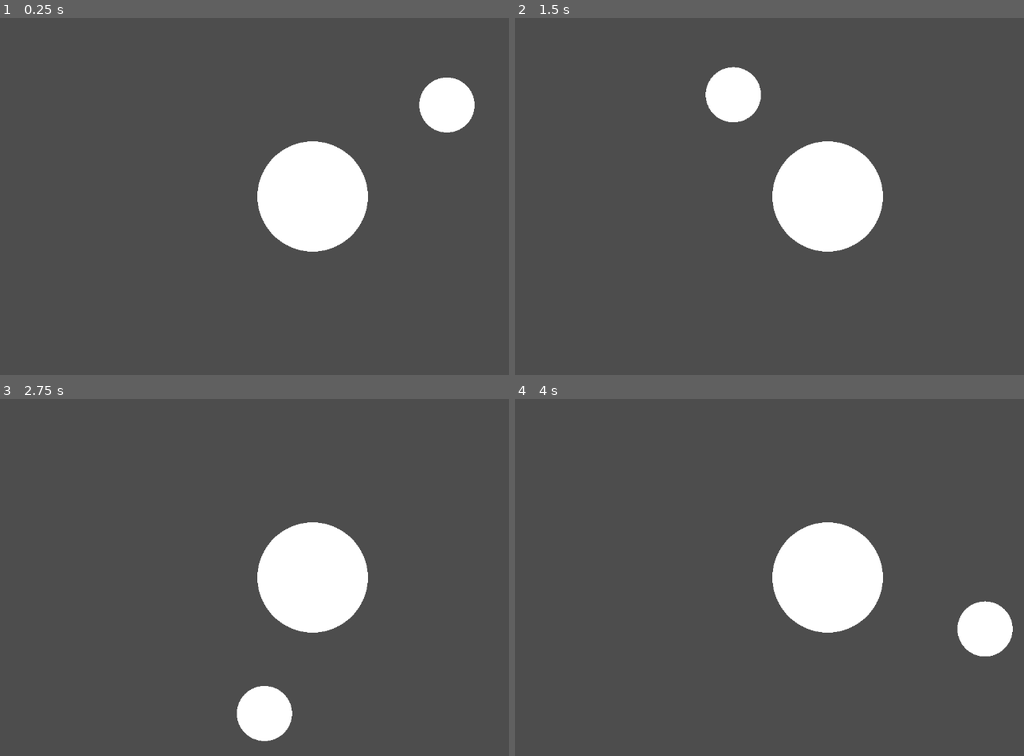
Above: before the commit, frames 1-4 (two rows, left to right).
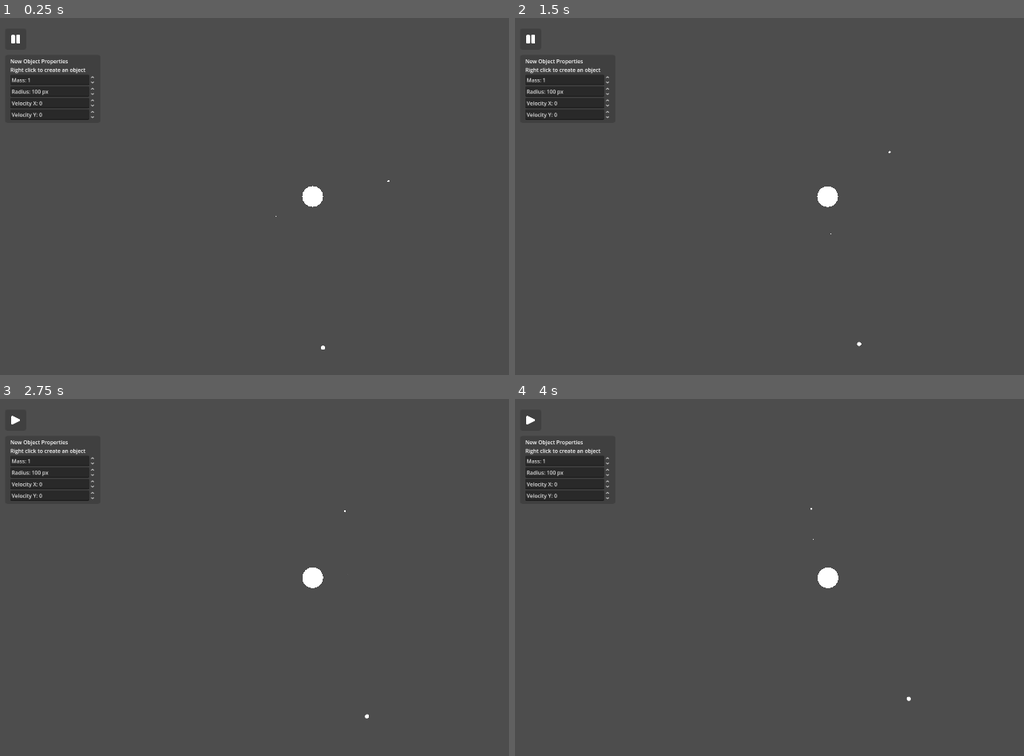
Above: after the commit, the same moments.

Repository: Doodl0/gravity-sim
Game: Godot game, scene res://scenes/2D/gravity_2d.tscn
The game is run twice, just before and just after one commit, with the same random seed, the same clock (stepped at 60 frames per second) and the same inputs. Before the commit the project starts from res://scenes/gravity_2d.tscn.
Inputs (mouse positions are in pixels of both pictures, inside the frame that each line leads up to):
- Up to frame 1 (0.25 s): no input
- Up to frame 2 (1.5 s): click (530, 39) at 0.52 s; tap Enter at 1.25 s; move the mouse to (968, 178) at 1.27 s; hold D from 1.28 s (still down); tap Q at 1.35 s; click (968, 178) at 1.42 s
- Up to frame 3 (2.75 s): tap E at 1.55 s; release D at 2 s; tap Enter at 2 s; drag from (183, 595) to (279, 648) at 2.02 s
- Up to frame 4 (4 s): tap Enter at 2.75, 3.5 s; move the mouse to (891, 498) at 2.77 s; hold D 2.78-3.5 s; tap Shift at 2.85 s; click (891, 498) at 2.92 s; tap Alt at 3.05 s; drag from (794, 648) to (637, 523) at 3.52 s

The runs differ from the first frame. In frame 1, 8.4% of the frame differs, in the area x 2-94%, y 4-93%; in frame 2, 8.4%, in the area x 2-74%, y 4-92%; in frame 3, 8.4%; in frame 4, 8.4%.

Commit message:
Added UI to make 2D gravity object, and added basic 3D gravity, although not editable yet and not set as the default scene

Diff:
--- a/icon.svg
+++ /dev/null
@@ -1 +0,0 @@
-<svg xmlns="http://www.w3.org/2000/svg" width="128" height="128"><rect width="124" height="124" x="2" y="2" fill="#363d52" stroke="#212532" stroke-width="4" rx="14"/><g fill="#fff" transform="translate(12.322 12.322)scale(.101)"><path d="M105 673v33q407 354 814 0v-33z"/><path fill="#478cbf" d="m105 673 152 14q12 1 15 14l4 67 132 10 8-61q2-11 15-15h162q13 4 15 15l8 61 132-10 4-67q3-13 15-14l152-14V427q30-39 56-81-35-59-83-108-43 20-82 47-40-37-88-64 7-51 8-102-59-28-123-42-26 43-46 89-49-7-98 0-20-46-46-89-64 14-123 42 1 51 8 102-48 27-88 64-39-27-82-47-48 49-83 108 26 42 56 81zm0 33v39c0 276 813 276 814 0v-39l-134 12-5 69q-2 10-14 13l-162 11q-12 0-16-11l-10-65H446l-10 65q-4 11-16 11l-162-11q-12-3-14-13l-5-69z"/><path d="M483 600c0 34 58 34 58 0v-86c0-34-58-34-58 0z"/><circle cx="725" cy="526" r="90"/><circle cx="299" cy="526" r="90"/></g><g fill="#414042" transform="translate(12.322 12.322)scale(.101)"><circle cx="307" cy="532" r="60"/><circle cx="717" cy="532" r="60"/></g></svg>
--- /dev/null
+++ b/images/pause.svg
@@ -0,0 +1,11 @@
+<!DOCTYPE svg PUBLIC "-//W3C//DTD SVG 1.1//EN" "http://www.w3.org/Graphics/SVG/1.1/DTD/svg11.dtd">
+<!-- Uploaded to: SVG Repo, www.svgrepo.com, Transformed by: SVG Repo Mixer Tools -->
+<svg fill="#ffffff" width="800px" height="800px" viewBox="0 0 32 32" version="1.1" xmlns="http://www.w3.org/2000/svg" stroke="#ffffff">
+
+<g id="SVGRepo_bgCarrier" stroke-width="0"/>
+
+<g id="SVGRepo_tracerCarrier" stroke-linecap="round" stroke-linejoin="round"/>
+
+<g id="SVGRepo_iconCarrier"> <title>pause</title> <path d="M5.92 24.096q0 0.832 0.576 1.408t1.44 0.608h4.032q0.832 0 1.44-0.608t0.576-1.408v-16.16q0-0.832-0.576-1.44t-1.44-0.576h-4.032q-0.832 0-1.44 0.576t-0.576 1.44v16.16zM18.016 24.096q0 0.832 0.608 1.408t1.408 0.608h4.032q0.832 0 1.44-0.608t0.576-1.408v-16.16q0-0.832-0.576-1.44t-1.44-0.576h-4.032q-0.832 0-1.408 0.576t-0.608 1.44v16.16z"/> </g>
+
+</svg>
--- /dev/null
+++ b/images/play.svg
@@ -0,0 +1,11 @@
+<!DOCTYPE svg PUBLIC "-//W3C//DTD SVG 1.1//EN" "http://www.w3.org/Graphics/SVG/1.1/DTD/svg11.dtd">
+<!-- Uploaded to: SVG Repo, www.svgrepo.com, Transformed by: SVG Repo Mixer Tools -->
+<svg fill="#ffffff" width="800px" height="800px" viewBox="0 0 32 32" version="1.1" xmlns="http://www.w3.org/2000/svg" stroke="#ffffff">
+
+<g id="SVGRepo_bgCarrier" stroke-width="0"/>
+
+<g id="SVGRepo_tracerCarrier" stroke-linecap="round" stroke-linejoin="round"/>
+
+<g id="SVGRepo_iconCarrier"> <title>play</title> <path d="M5.92 24.096q0 1.088 0.928 1.728 0.512 0.288 1.088 0.288 0.448 0 0.896-0.224l16.16-8.064q0.48-0.256 0.8-0.736t0.288-1.088-0.288-1.056-0.8-0.736l-16.16-8.064q-0.448-0.224-0.896-0.224-0.544 0-1.088 0.288-0.928 0.608-0.928 1.728v16.16z"/> </g>
+
+</svg>
--- a/project.godot
+++ b/project.godot
@@ -13,7 +13,11 @@
 config/name="gravity-sim"
 run/main_scene="uid://beqbuy8yyy10y"
 config/features=PackedStringArray("4.4", "Forward Plus")
-config/icon="res://icon.svg"
+
+[display]
+
+window/size/viewport_width=1920
+window/size/viewport_height=1080
 
 [editor_plugins]
 
--- a/scenes/camera_2d_with_boundaries.tscn
+++ b/scenes/2D/camera_2d_with_boundaries.tscn
@@ -1,6 +1,6 @@
 [gd_scene load_steps=3 format=3 uid="uid://mbmmang8wsqt"]
 
-[ext_resource type="Script" uid="uid://dyqok8tw7fjtg" path="res://scenes/camera_boundary.gd" id="1_bm88s"]
+[ext_resource type="Script" uid="uid://dyqok8tw7fjtg" path="res://scripts/camera_boundary.gd" id="1_bm88s"]
 
 [sub_resource type="WorldBoundaryShape2D" id="WorldBoundaryShape2D_fvse4"]
 
--- /dev/null
+++ b/scenes/2D/gravity_2d.tscn
@@ -0,0 +1,42 @@
+[gd_scene load_steps=4 format=3 uid="uid://beqbuy8yyy10y"]
+
+[ext_resource type="PackedScene" uid="uid://bgkos34co6f24" path="res://scenes/2D/gravity_object_2d.tscn" id="1_1l28x"]
+[ext_resource type="PackedScene" uid="uid://bsh7m7w33iwto" path="res://scenes/UI/scene_2d_ui.tscn" id="1_3sdr0"]
+[ext_resource type="PackedScene" uid="uid://mbmmang8wsqt" path="res://scenes/2D/camera_2d_with_boundaries.tscn" id="1_fvse4"]
+
+[node name="Gravity Scene 2D" type="Node2D"]
+
+[node name="UI" type="CanvasLayer" parent="."]
+process_mode = 3
+
+[node name="Scene2D UI" parent="UI" instance=ExtResource("1_3sdr0")]
+
+[node name="Camera2D" parent="." instance=ExtResource("1_fvse4")]
+process_mode = 3
+zoom = Vector2(0.125, 0.125)
+
+[node name="GravityObjects" type="Node" parent="."]
+unique_name_in_owner = true
+process_mode = 1
+
+[node name="GravityObject2D2" parent="GravityObjects" instance=ExtResource("1_1l28x")]
+position = Vector2(0, 3670)
+starting_velocity = Vector2(1000, 0)
+radius = 50
+mass = 5.0
+
+[node name="GravityObject2D3" parent="GravityObjects" instance=ExtResource("1_1l28x")]
+position = Vector2(1871, 0)
+starting_velocity = Vector2(0, -1500)
+radius = 25
+mass = 2.5
+
+[node name="GravityObject2D4" parent="GravityObjects" instance=ExtResource("1_1l28x")]
+position = Vector2(-1026, -6)
+starting_velocity = Vector2(0, 2000)
+radius = 10
+mass = 1.0
+
+[node name="GravityObject2D" parent="GravityObjects" instance=ExtResource("1_1l28x")]
+radius = 250
+mass = 750.0
--- /dev/null
+++ b/scenes/3D/gravity_3d.tscn
@@ -0,0 +1,36 @@
+[gd_scene load_steps=4 format=3 uid="uid://cnmlvp5cqdn1d"]
+
+[ext_resource type="Script" uid="uid://dblwm7b8ciggh" path="res://scripts/freecam.gd" id="1_ah6b6"]
+[ext_resource type="PackedScene" uid="uid://dmilooqpib1p6" path="res://scenes/3D/gravity_object_3d.tscn" id="1_m81wu"]
+
+[sub_resource type="Environment" id="Environment_acltk"]
+background_mode = 1
+ambient_light_source = 2
+ambient_light_color = Color(1, 1, 1, 1)
+
+[node name="Gravity Scene 3D" type="Node3D"]
+
+[node name="WorldEnvironment" type="WorldEnvironment" parent="."]
+environment = SubResource("Environment_acltk")
+
+[node name="Camera3D" type="Camera3D" parent="."]
+transform = Transform3D(1, 0, 0, 0, 1, 0, 0, 0, 1, 0, 7.11672, 0)
+keep_aspect = 0
+script = ExtResource("1_ah6b6")
+
+[node name="Gravity Objects" type="Node" parent="."]
+
+[node name="GravityObject3D" parent="Gravity Objects" instance=ExtResource("1_m81wu")]
+transform = Transform3D(1, 0, 0, 0, 1, 0, 0, 0, 1, 0, 0, -22.34)
+starting_velocity = Vector3(12, 0, 0)
+radius = 0.1
+mass = 1.0
+
+[node name="GravityObject3D3" parent="Gravity Objects" instance=ExtResource("1_m81wu")]
+transform = Transform3D(1, 0, 0, 0, 1, 0, 0, 0, 1, 0, 22.875, 0)
+starting_velocity = Vector3(12, 0, 0)
+radius = 0.1
+mass = 1.0
+
+[node name="GravityObject3D2" parent="Gravity Objects" instance=ExtResource("1_m81wu")]
+mass = 1000.0
--- /dev/null
+++ b/scenes/3D/gravity_object_3d.tscn
@@ -0,0 +1,18 @@
+[gd_scene load_steps=4 format=3 uid="uid://dmilooqpib1p6"]
+
+[ext_resource type="Script" uid="uid://bw33js5pjwl0b" path="res://scripts/gravity_object_3d.gd" id="1_3d2hk"]
+
+[sub_resource type="SphereShape3D" id="SphereShape3D_04n0c"]
+
+[sub_resource type="SphereMesh" id="SphereMesh_3d2hk"]
+
+[node name="GravityObject3D" type="CharacterBody3D" node_paths=PackedStringArray("mesh", "collider")]
+script = ExtResource("1_3d2hk")
+mesh = NodePath("MeshInstance3D")
+collider = NodePath("CollisionShape3D")
+
+[node name="CollisionShape3D" type="CollisionShape3D" parent="."]
+shape = SubResource("SphereShape3D_04n0c")
+
+[node name="MeshInstance3D" type="MeshInstance3D" parent="."]
+mesh = SubResource("SphereMesh_3d2hk")
--- /dev/null
+++ b/scenes/UI/scene_2d_ui.tscn
@@ -0,0 +1,123 @@
+[gd_scene load_steps=7 format=3 uid="uid://bsh7m7w33iwto"]
+
+[ext_resource type="Texture2D" uid="uid://cyn00o0xckrw8" path="res://images/rounded_square.png" id="1_v1yl8"]
+[ext_resource type="Texture2D" uid="uid://psa6f6818bcy" path="res://images/pause.svg" id="2_ko6ek"]
+[ext_resource type="Texture2D" uid="uid://bi4mj4vvh0fax" path="res://images/play.svg" id="3_8cx3x"]
+[ext_resource type="Script" uid="uid://cxy135sn14wy1" path="res://scripts/pause_button.gd" id="4_8cx3x"]
+[ext_resource type="Script" uid="uid://covjlopo6pvn7" path="res://scripts/instantiate_object_2d.gd" id="5_lw2h8"]
+
+[sub_resource type="Theme" id="Theme_8cx3x"]
+default_base_scale = 1.5
+default_font_size = 16
+
+[node name="Scene2D UI" type="Control"]
+process_mode = 3
+layout_mode = 3
+anchors_preset = 15
+anchor_right = 1.0
+anchor_bottom = 1.0
+grow_horizontal = 2
+grow_vertical = 2
+
+[node name="PauseMenu" type="NinePatchRect" parent="."]
+layout_mode = 1
+offset_left = 32.0
+offset_top = 32.0
+offset_right = 96.0
+offset_bottom = 96.0
+texture = ExtResource("1_v1yl8")
+patch_margin_left = 8
+patch_margin_top = 8
+patch_margin_right = 8
+patch_margin_bottom = 8
+
+[node name="TextureButton" type="TextureButton" parent="PauseMenu"]
+layout_mode = 1
+anchors_preset = 15
+anchor_right = 1.0
+anchor_bottom = 1.0
+offset_left = 12.0
+offset_top = 12.0
+offset_right = 748.0
+offset_bottom = 748.0
+grow_horizontal = 2
+grow_vertical = 2
+scale = Vector2(0.05, 0.05)
+toggle_mode = true
+texture_normal = ExtResource("2_ko6ek")
+texture_pressed = ExtResource("3_8cx3x")
+stretch_mode = 0
+script = ExtResource("4_8cx3x")
+
+[node name="ObjectMenu" type="NinePatchRect" parent="."]
+layout_mode = 1
+offset_left = 32.0
+offset_top = 112.0
+offset_right = 320.0
+offset_bottom = 317.0
+texture = ExtResource("1_v1yl8")
+patch_margin_left = 8
+patch_margin_top = 8
+patch_margin_right = 8
+patch_margin_bottom = 8
+
+[node name="VBoxContainer" type="VBoxContainer" parent="ObjectMenu" node_paths=PackedStringArray("mass_edit", "radius_edit", "velocity_x_edit", "velocity_y_edit")]
+layout_mode = 1
+anchors_preset = 8
+anchor_left = 0.5
+anchor_top = 0.5
+anchor_right = 0.5
+anchor_bottom = 0.5
+offset_left = -128.0
+offset_top = -48.0
+offset_right = 128.0
+offset_bottom = 45.0
+grow_horizontal = 2
+grow_vertical = 2
+theme = SubResource("Theme_8cx3x")
+script = ExtResource("5_lw2h8")
+mass_edit = NodePath("Mass")
+radius_edit = NodePath("Radius")
+velocity_x_edit = NodePath("Velocity X")
+velocity_y_edit = NodePath("Velocity Y")
+
+[node name="Label" type="Label" parent="ObjectMenu/VBoxContainer"]
+layout_mode = 2
+text = "New Object Properties
+Right click to create an object"
+
+[node name="Mass" type="SpinBox" parent="ObjectMenu/VBoxContainer"]
+layout_mode = 2
+min_value = 0.1
+max_value = 10000.0
+value = 1.1
+allow_greater = true
+prefix = "Mass:"
+custom_arrow_step = 0.1
+
+[node name="Radius" type="SpinBox" parent="ObjectMenu/VBoxContainer"]
+layout_mode = 2
+min_value = 10.0
+max_value = 1000.0
+step = 10.0
+value = 100.0
+rounded = true
+allow_greater = true
+prefix = "Radius:"
+suffix = "px"
+
+[node name="Velocity X" type="SpinBox" parent="ObjectMenu/VBoxContainer"]
+layout_mode = 2
+max_value = 100000.0
+step = 250.0
+allow_greater = true
+allow_lesser = true
+prefix = "Velocity X:"
+
+[node name="Velocity Y" type="SpinBox" parent="ObjectMenu/VBoxContainer"]
+layout_mode = 2
+max_value = 100000.0
+step = 250.0
+allow_greater = true
+allow_lesser = true
+prefix = "Velocity Y:"
--- a/scenes/camera_boundary.gd
+++ /dev/null
@@ -1,15 +0,0 @@
-extends Camera2D
-
-# Get 4 world boundaries to place at camera borders
-@export var bottom_boundary: CollisionShape2D;
-@export var top_boundary: CollisionShape2D;
-@export var left_boundary: CollisionShape2D;
-@export var right_boundary: CollisionShape2D;
-
-func _physics_process(delta: float) -> void:
-	# Get camera size and place boundaries at edges
-	var positions: Vector2 = get_viewport_rect().size;
-	bottom_boundary.position = Vector2(0, positions.y);
-	top_boundary.position = Vector2(0, -positions.y);
-	left_boundary.position = Vector2(positions.x, 0);
-	right_boundary.position = Vector2(-positions.x, 0);
--- a/scenes/gravity_2d.tscn
+++ /dev/null
@@ -1,19 +0,0 @@
-[gd_scene load_steps=3 format=3 uid="uid://beqbuy8yyy10y"]
-
-[ext_resource type="PackedScene" uid="uid://bgkos34co6f24" path="res://scenes/gravity_object_2d.tscn" id="1_1l28x"]
-[ext_resource type="PackedScene" uid="uid://mbmmang8wsqt" path="res://scenes/camera_2d_with_boundaries.tscn" id="1_fvse4"]
-
-[node name="Node2D" type="Node2D"]
-
-[node name="Camera2D" parent="." instance=ExtResource("1_fvse4")]
-
-[node name="Gravity Objects" type="Node" parent="."]
-
-[node name="GravityObject2D2" parent="Gravity Objects" instance=ExtResource("1_1l28x")]
-radius = 200.0
-mass = 5.4e+17
-
-[node name="GravityObject2D" parent="Gravity Objects" instance=ExtResource("1_1l28x")]
-position = Vector2(73, -540)
-starting_velocity = Vector2(2000, 0)
-mass = 1.0
--- /dev/null
+++ b/scripts/camera_boundary.gd
@@ -0,0 +1,23 @@
+extends Camera2D
+
+# Get 4 world boundaries to place at camera borders
+@export var bottom_boundary: CollisionShape2D;
+@export var top_boundary: CollisionShape2D;
+@export var left_boundary: CollisionShape2D;
+@export var right_boundary: CollisionShape2D;
+@export var boundaries_disabled: bool;
+
+func _physics_process(delta: float) -> void:
+	# Get camera size and place boundaries at edges
+	bottom_boundary.disabled = boundaries_disabled;
+	top_boundary.disabled = boundaries_disabled;
+	left_boundary.disabled = boundaries_disabled;
+	right_boundary.disabled = boundaries_disabled;
+
+	if !boundaries_disabled:
+		var zoom_factor = zoom * 2
+		var positions: Vector2 = get_viewport_rect().size;
+		bottom_boundary.position = Vector2(0, positions.y) / zoom_factor;
+		top_boundary.position = Vector2(0, -positions.y) / zoom_factor;
+		left_boundary.position = Vector2(positions.x, 0) / zoom_factor;
+		right_boundary.position = Vector2(-positions.x, 0) / zoom_factor;
--- /dev/null
+++ b/scripts/freecam.gd
@@ -0,0 +1,118 @@
+extends Camera3D
+
+# Freecam script from https://github.com/adamviola/simple-free-look-camera
+
+# Modifier keys' speed multiplier
+const SHIFT_MULTIPLIER = 2.5
+const ALT_MULTIPLIER = 1.0 / SHIFT_MULTIPLIER
+
+
+@export_range(0.0, 1.0) var sensitivity: float = 0.25
+
+# Mouse state
+var _mouse_position = Vector2(0.0, 0.0)
+var _total_pitch = 0.0
+
+# Movement state
+var _direction = Vector3(0.0, 0.0, 0.0)
+var _velocity = Vector3(0.0, 0.0, 0.0)
+var _acceleration = 30
+var _deceleration = -10
+var _vel_multiplier = 4
+
+# Keyboard state
+var _w = false
+var _s = false
+var _a = false
+var _d = false
+var _q = false
+var _e = false
+var _shift = false
+var _alt = false
+
+func _input(event):
+	# Receives mouse motion
+	if event is InputEventMouseMotion:
+		_mouse_position = event.relative
+
+	# Receives mouse button input
+	if event is InputEventMouseButton:
+		match event.button_index:
+			MOUSE_BUTTON_RIGHT: # Only allows rotation if right click down
+				Input.set_mouse_mode(Input.MOUSE_MODE_CAPTURED if event.pressed else Input.MOUSE_MODE_VISIBLE)
+			MOUSE_BUTTON_WHEEL_UP: # Increases max velocity
+				_vel_multiplier = clamp(_vel_multiplier * 1.1, 0.2, 20)
+			MOUSE_BUTTON_WHEEL_DOWN: # Decereases max velocity
+				_vel_multiplier = clamp(_vel_multiplier / 1.1, 0.2, 20)
+
+	# Receives key input
+	if event is InputEventKey:
+		match event.keycode:
+			KEY_W:
+				_w = event.pressed
+			KEY_S:
+				_s = event.pressed
+			KEY_A:
+				_a = event.pressed
+			KEY_D:
+				_d = event.pressed
+			KEY_Q:
+				_q = event.pressed
+			KEY_E:
+				_e = event.pressed
+			KEY_SHIFT:
+				_shift = event.pressed
+			KEY_ALT:
+				_alt = event.pressed
+
+# Updates mouselook and movement every frame
+func _process(delta):
+	_update_mouselook()
+	_update_movement(delta)
+
+# Updates camera movement
+func _update_movement(delta):
+	# Computes desired direction from key states
+	_direction = Vector3(
+		(_d as float) - (_a as float),
+		(_e as float) - (_q as float),
+		(_s as float) - (_w as float)
+	)
+
+	# Computes the change in velocity due to desired direction and "drag"
+	# The "drag" is a constant acceleration on the camera to bring it's velocity to 0
+	var offset = _direction.normalized() * _acceleration * _vel_multiplier * delta \
+		+ _velocity.normalized() * _deceleration * _vel_multiplier * delta
+
+	# Compute modifiers' speed multiplier
+	var speed_multi = 1
+	if _shift: speed_multi *= SHIFT_MULTIPLIER
+	if _alt: speed_multi *= ALT_MULTIPLIER
+
+	# Checks if we should bother translating the camera
+	if _direction == Vector3.ZERO and offset.length_squared() > _velocity.length_squared():
+		# Sets the velocity to 0 to prevent jittering due to imperfect deceleration
+		_velocity = Vector3.ZERO
+	else:
+		# Clamps speed to stay within maximum value (_vel_multiplier)
+		_velocity.x = clamp(_velocity.x + offset.x, -_vel_multiplier, _vel_multiplier)
+		_velocity.y = clamp(_velocity.y + offset.y, -_vel_multiplier, _vel_multiplier)
+		_velocity.z = clamp(_velocity.z + offset.z, -_vel_multiplier, _vel_multiplier)
+
+		translate(_velocity * delta * speed_multi)
+
+# Updates mouse look
+func _update_mouselook():
+	# Only rotates mouse if the mouse is captured
+	if Input.get_mouse_mode() == Input.MOUSE_MODE_CAPTURED:
+		_mouse_position *= sensitivity
+		var yaw = _mouse_position.x
+		var pitch = _mouse_position.y
+		_mouse_position = Vector2(0, 0)
+
+		# Prevents looking up/down too far
+		pitch = clamp(pitch, -90 - _total_pitch, 90 - _total_pitch)
+		_total_pitch += pitch
+
+		rotate_y(deg_to_rad(-yaw))
+		rotate_object_local(Vector3(1,0,0), deg_to_rad(-pitch))
--- a/scripts/gravity_object_2d.gd
+++ b/scripts/gravity_object_2d.gd
@@ -1,13 +1,13 @@
 class_name GravityObject2D extends CharacterBody2D
 
-const G: float = 6.6743e-11
+const G: float = 100000
 @export var camera: Camera2D;
 # Two colliders prevents colliders sticking to each other
 @export var collider1: CollisionShape2D;
 @export var collider2: CollisionShape2D;
 @export var starting_velocity: Vector2 = Vector2.ZERO;
-@export_range(1, 1000, 1, "suffix:px") var radius: float = 100;
-@export_range(1, 10e18, 10e15, "suffix:kg") var mass: float = 10e16;
+@export_range(1, 1000, 1, "suffix:px") var radius: int = 100;
+@export var mass: float = 100;
 # To text to draw with
 @export var label: String;
 
@@ -43,7 +43,6 @@
 		var acc1 = gforce / self.mass
 		var acceleration = Vector2(acc1 * direction.x, acc1 * direction.y)
 		accelerate(acceleration)
-		print(acc1)
 
 	var collision_info = move_and_collide(velocity * delta);
 	if collision_info:
@@ -53,5 +52,5 @@
 func _draw():
 	# Draw a circle and text
 	draw_circle(Vector2.ZERO, radius, Color.WHITE)
-	draw_string(ThemeDB.fallback_font, Vector2(0, -100), label,
-				HORIZONTAL_ALIGNMENT_CENTER, 130, 55)
+	draw_string(ThemeDB.fallback_font, Vector2(0, -radius * 1.5), label,
+				HORIZONTAL_ALIGNMENT_CENTER, -1, 96)
--- /dev/null
+++ b/scripts/gravity_object_3d.gd
@@ -0,0 +1,54 @@
+class_name GravityObject3D extends CharacterBody3D
+
+const G: float = 0.1
+# Two colliders prevents colliders sticking to each other
+@export var mesh: MeshInstance3D;
+@export var collider: CollisionShape3D;
+@export var starting_velocity: Vector3 = Vector3.ZERO;
+@export var radius: float = 1;
+@export var mass: float = 100;
+
+# continually add to velocity to accelerate
+func accelerate(direction: Vector3):
+	velocity += direction;
+
+func get_gravity_objects() -> Array[GravityObject3D]:
+	var x: Array[GravityObject3D]
+	for child in get_parent().get_children():
+		if child is GravityObject3D:
+			x.append(child)
+	return x
+
+func _ready() -> void:
+	# Resize collision shapes to match radius
+	var collision_shape: SphereShape3D = SphereShape3D.new();
+	collision_shape.radius = radius;
+	collider.shape = collision_shape;
+
+	#Resize collision shapes to match radius
+	var mesh_shape: SphereMesh = SphereMesh.new();
+	mesh_shape.radius = radius;
+	mesh_shape.height = radius * 2;
+	mesh.mesh = mesh_shape;
+
+	accelerate(starting_velocity)
+
+func _physics_process(delta: float) -> void:
+	for object in get_gravity_objects():
+		if object == self:
+			continue
+		var dx: float = object.position.x - self.position.x
+		var dy: float = object.position.y - self.position.y
+		var dz: float = object.position.z - self.position.z
+		var distance: float = sqrt(dx*dx+dy*dy+dz*dz)
+		var direction: Vector3 = Vector3(dx / distance, dy / distance, dz / distance);
+
+		var gforce: float = (G * self.mass * object.mass) / (distance * distance)
+		var acc1 = gforce / self.mass
+		var acceleration = Vector3(acc1 * direction.x, acc1 * direction.y, acc1 * direction.z)
+		accelerate(acceleration)
+
+	var collision_info = move_and_collide(velocity * delta);
+	if collision_info:
+		# Bounce back with 95% of original speed to simulate energy loss
+		velocity = velocity.bounce(collision_info.get_normal())# * 0.95;
--- /dev/null
+++ b/scripts/instantiate_object_2d.gd
@@ -0,0 +1,33 @@
+extends VBoxContainer
+
+@export var mass_edit: SpinBox;
+@export var radius_edit: SpinBox;
+@export var velocity_x_edit: SpinBox;
+@export var velocity_y_edit: SpinBox;
+
+# Called when the node enters the scene tree for the first time.
+func _ready() -> void:
+	mass_edit.get_line_edit().context_menu_enabled = false;
+	radius_edit.get_line_edit().context_menu_enabled = false;
+
+
+# Called every frame. 'delta' is the elapsed time since the previous frame.
+func _process(delta: float) -> void:
+	pass
+
+func _input(event):
+	if event is InputEventMouseButton and event.is_pressed() and event.button_index == MOUSE_BUTTON_RIGHT:
+		var gravity_object = preload("res://scenes/2D/gravity_object_2d.tscn").instantiate()
+		gravity_object.mass = float(mass_edit.value);
+		gravity_object.radius = int(radius_edit.value);
+		gravity_object.starting_velocity = Vector2(velocity_x_edit.value, velocity_y_edit.value)
+		gravity_object.position = screen_to_world(event.position);
+		get_tree().root.get_child(0).get_node("GravityObjects").add_child(gravity_object);
+
+func screen_to_world(screen_coords: Vector2) -> Vector2:
+	var camera: Camera2D = get_viewport().get_camera_2d();
+	# center coordinates by subtracing half the screensize, then add camera position (assuming no camera offset)
+	var translation: Vector2 = get_viewport_rect().size / 2 - camera.position;
+	# translate coords and adjust for camera zoom by dividing
+	var pos: Vector2 = (screen_coords - translation) / camera.zoom;
+	return pos;
--- /dev/null
+++ b/scripts/pause_button.gd
@@ -0,0 +1,9 @@
+extends TextureButton
+
+func _toggled(toggled_on: bool) -> void:
+	if toggled_on:
+		get_tree().paused = true
+		print("stopped")
+	else:
+		get_tree().paused = false
+		print("started")
Not shown, added: export_presets.cfg
Binary file removed: images/godotwaka.png
Binary file removed: images/godotwaka2.png
Binary file removed: images/icon.jpg
Not shown, removed: images/icon.jpg.import
Not shown, changed: images/pause.svg.import
Not shown, changed: images/play.svg.import
Binary file added: images/rounded_square.png
Not shown, changed: images/rounded_square.png.import
Renamed: scenes/gravity_object_2d.tscn -> scenes/2D/gravity_object_2d.tscn
Renamed: scenes/camera_boundary.gd.uid -> scripts/camera_boundary.gd.uid
Not shown, added: scripts/freecam.gd.uid
(and 3 more such lines)
